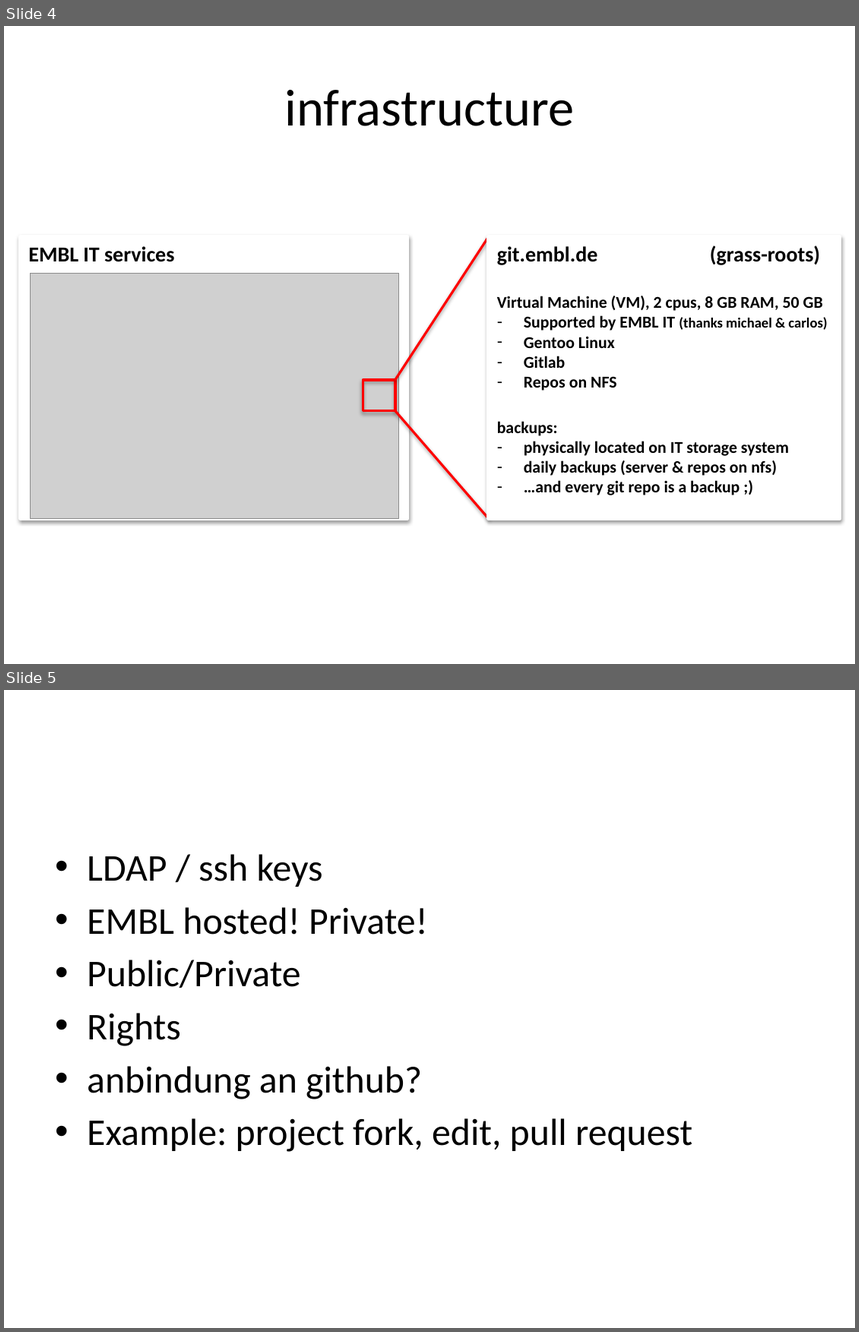
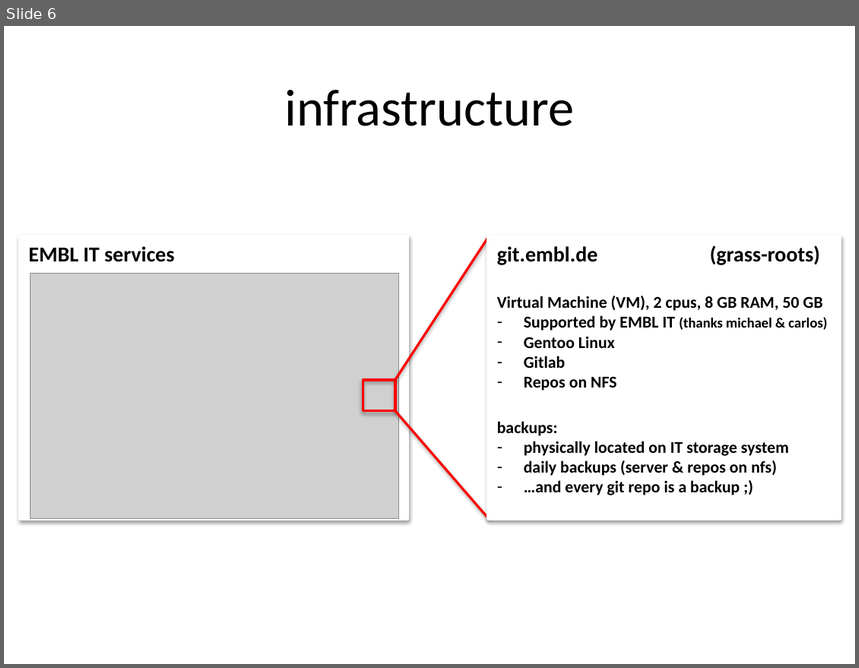
Before and after one commit to hdinkel/linuxcommandline, a slide deck: gitlab_embl/gitlab_at_embl.pptx. Shown one above the other, each under a label of ours: slides 4 and 5 before the commit, slide 6 after it. The pictures are 859x1332 and 859x668 pixels, drawn with LibreOffice and Linux fonts; fonts in the diff are those of the drawing; grey boxes stand for pictures. Boxes give left, top, right and bottom in pixels: in the first picture for what was removed or moved away, otherwise in the second. Text is boxed around its words. In the diff, an @@ line names an element or a change of style, - is before the commit and + after.

```diff
--- a/gitlab_embl/gitlab_at_embl.pptx
+++ b/gitlab_embl/gitlab_at_embl.pptx
@@ slide 5 removed at (4, 690, 855, 1328), background #FFFFFF @@
@@ text removed at (87, 854, 693, 1152) @@
-• LDAP / ssh keys
-• EMBL hosted! Private!
-• Public/Private
-• Rights
-• anbindung an github?
-• Example: project fork, edit, pull request
@@ what was slide 4 is now slide 6 @@
```
Also in this commit, not shown: 7 slides added, 1 other slide removed.
